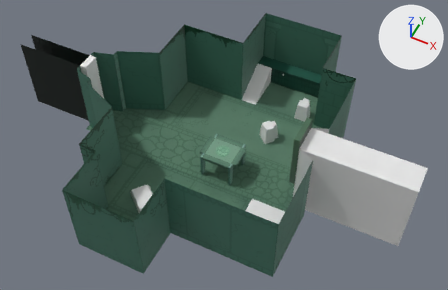
The Blender file First stage.V1.blend: old version first, new version second.
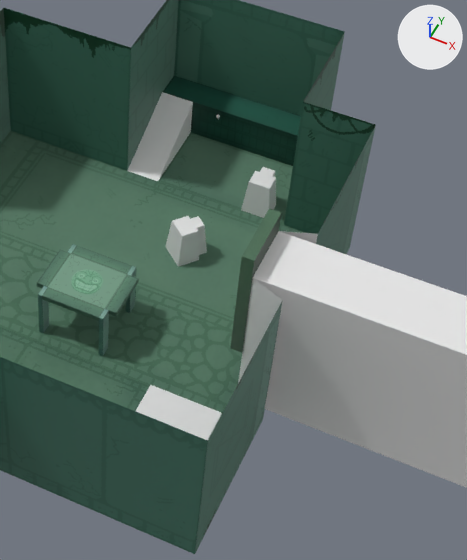
Each version appears first whole from a 50 mm camera at (11.2, -22.4, 30.0) aimed at (0.0, 0.0, 2.0), and next in a close-up on the part from 41% to 89% of the width and 7% to 96% of the height. Lighting does not change. The marker at upper right points along +X, +Y and +Z.

Names of what the first close-up shows: 'Del över trappa', 'Dörr', 'Golv', 'Golvplatta', 'Ingång', 'MIttentak', 'Stolpe God 1', 'Stolpe Ond', 'Trappa', 'Väggar'.
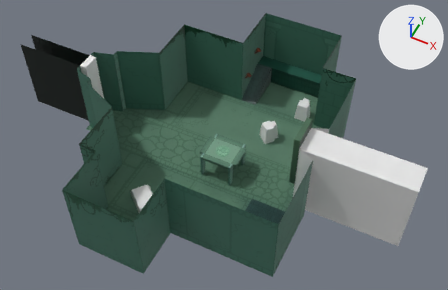
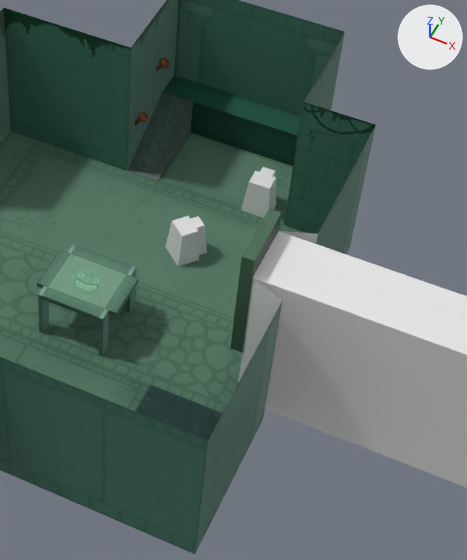
Boxes [x1, y1, x2, y2] around the edits, measured in the close-ups (467 x 560 px):
'Trappa', recoloured
    both: [128, 92, 193, 181]
'Golvplatta', recoloured (white to cyan)
    both: [136, 385, 222, 440]
'Fakla.002', added
    after: [156, 58, 169, 71]
'Fakla.001', added
    after: [135, 112, 148, 125]

Edits to the bpy script that builds the scene:
```text
Add img_trappa_texture_png:
    img_trappa_texture_png = load_image('Trappa texture.png', '2D Textrues/Trappa texture.png', 1024, 1024, 'sRGB')
Add img_golvplatta_texture_png_001:
    img_golvplatta_texture_png_001 = load_image('Golvplatta texture.png.001', '2D Textrues/Golvplatta texture.png', 1024, 1024, 'sRGB')
Add img_fackla_texture_png_001:
    img_fackla_texture_png_001 = load_image('Fackla texture.PNG.001', '2D Textrues/Fackla texture.PNG', 1024, 1024, 'sRGB')
Add img_fackla_texture_png:
    img_fackla_texture_png = load_image('Fackla texture.PNG', '2D Textrues/Fackla texture.PNG', 1024, 1024, 'sRGB')
Add mat_trappa:
    mat_trappa = principled_material('Trappa')
    mat_trappa.texture = img_trappa_texture_png
Add mat_golvplatta:
    mat_golvplatta = principled_material('Golvplatta')
    mat_golvplatta.texture = img_golvplatta_texture_png_001
    mat_golvplatta.roughness = 1.0
Add mat_fackla_001:
    mat_fackla_001 = principled_material('Fackla.001')
    mat_fackla_001.texture = img_fackla_texture_png_001
Add mat_fackla:
    mat_fackla = principled_material('Fackla')
    mat_fackla.texture = img_fackla_texture_png
Change me_plane_012:
    where me_plane_012.from_pydata(...)  # 20 vertices, 6 faces; spans x -1.07..1.07, y -1.6..1.6, z -0.05..0.05
    add me_plane_012.materials.append(mat_golvplatta)  # picture img_golvplatta_texture_png_001
Change me_plane_015:
    where me_plane_015.from_pydata(...)  # 6 vertices, 2 faces; spans x -0.73..0.35, y -1.44..1.13, z -0.58..0.74
    add me_plane_015.materials.append(mat_trappa)  # picture img_trappa_texture_png
Add me_cylinder_005:
    me_cylinder_005.from_pydata(...)  # 192 vertices, 162 faces; spans x -0.289..0.229, y -0.167..0.167, z -0.412..0.228
    me_cylinder_005.materials.append(mat_fackla_001)  # picture img_fackla_texture_png_001
Add me_cylinder_004:
    me_cylinder_004.from_pydata(...)  # 192 vertices, 162 faces; spans x -0.289..0.229, y -0.167..0.167, z -0.412..0.228
    me_cylinder_004.materials.append(mat_fackla)  # picture img_fackla_texture_png
Add ob_fakla_002:
    ob_fakla_002 = bpy.data.objects.new('Fakla.002', me_cylinder_005)
    ob_fakla_002.location = (-1.43, 7.86, 2.93)
Add ob_fakla_001:
    ob_fakla_001 = bpy.data.objects.new('Fakla.001', me_cylinder_004)
    ob_fakla_001.location = (-1.43, 6.38, 1.88)
```
